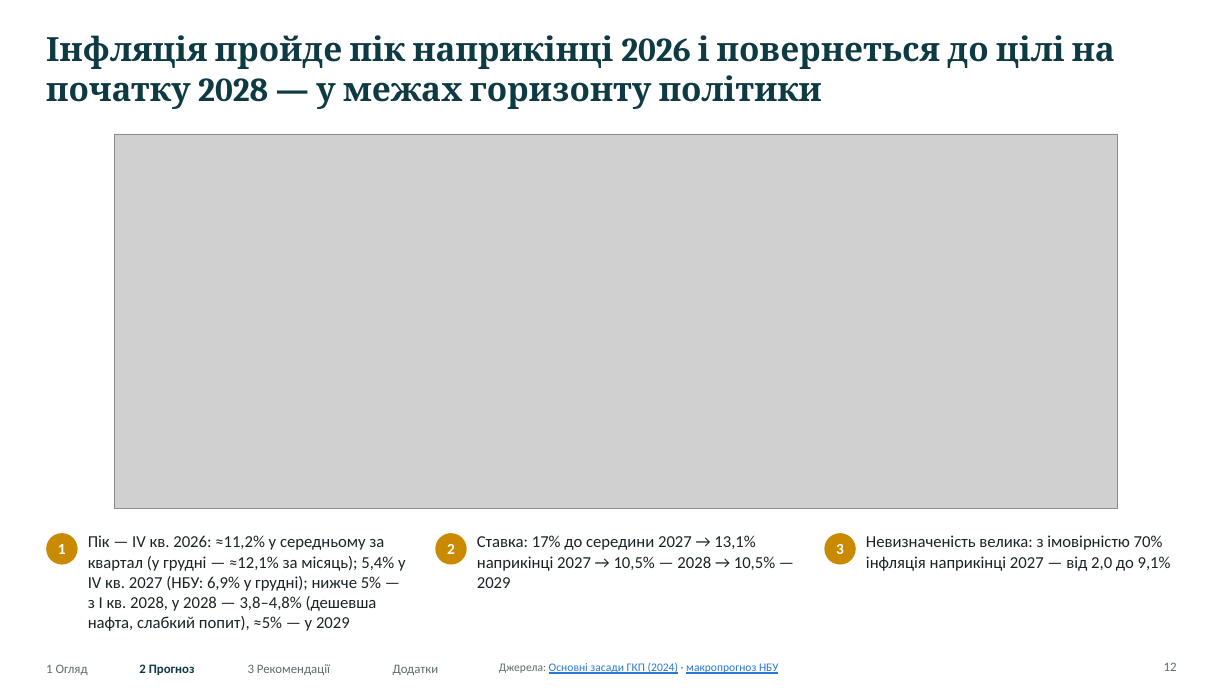
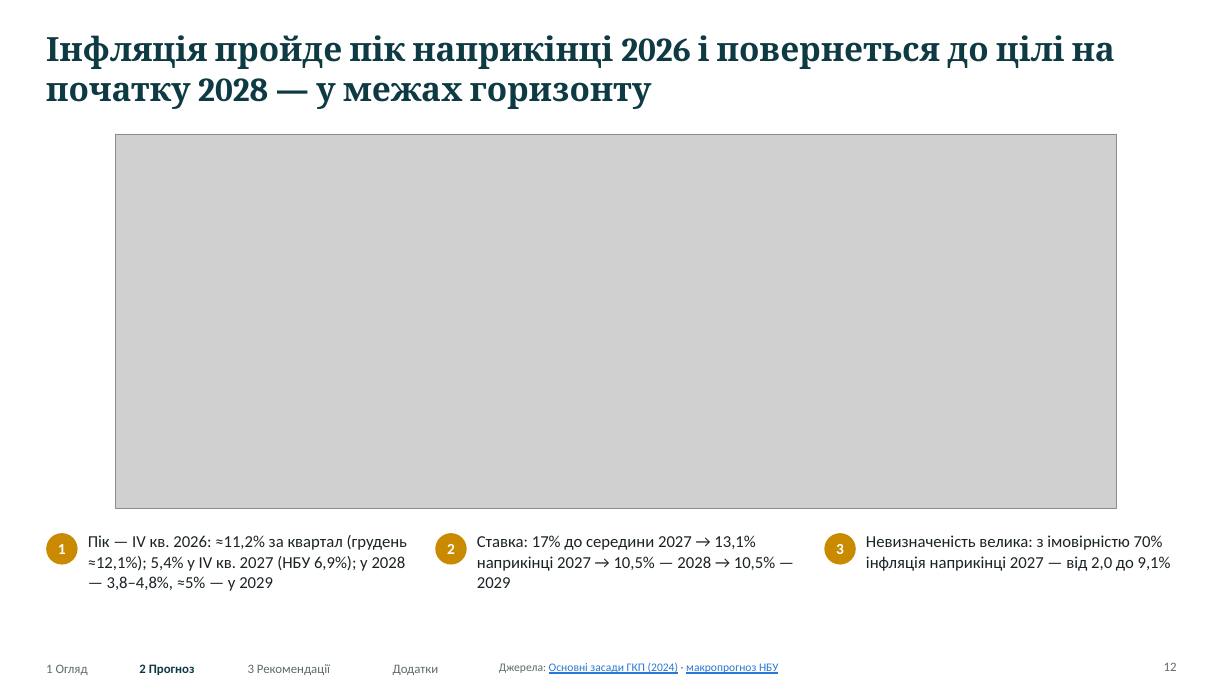
Before and after one commit to caplitt/nbu-challenge-2026, a slide deck: slide 12 of presentation/NBU_University_Challenge_2026.pptx. Drawn at 1232x693 pixels with LibreOffice and Linux fonts; fonts in the diff are those of the drawing; grey boxes stand for pictures. Boxes give left, top, right and bottom in pixels: in the first picture for what was removed or moved away, otherwise in the second. Text is boxed around its words. In the diff, an @@ line names an element or a change of style, - is before the commit and + after.

```diff
--- a/presentation/NBU_University_Challenge_2026.pptx
+++ b/presentation/NBU_University_Challenge_2026.pptx
@@ title at [46,35,1115,109]: text changed @@
-Інфляція пройде пік наприкінці 2026 і повернеться до цілі на початку 2028 — у межах горизонту політики
+Інфляція пройде пік наприкінці 2026 і повернеться до цілі на початку 2028 — у межах горизонту
@@ text at [88,535,407,591]: text changed @@
-Пік — IV кв. 2026: ≈11,2% у середньому за квартал (у грудні — ≈12,1% за місяць); 5,4% у IV кв. 2027 (НБУ: 6,9% у грудні); нижче 5% — з I кв. 2028, у 2028 — 3,8–4,8% (дешевша нафта, слабкий попит), ≈5% — у 2029
+Пік — IV кв. 2026: ≈11,2% за квартал (грудень ≈12,1%); 5,4% у IV кв. 2027 (НБУ 6,9%); у 2028 — 3,8–4,8%, ≈5% — у 2029
```
Also in this commit, not shown: 22 other slides changed, 34 other files.
